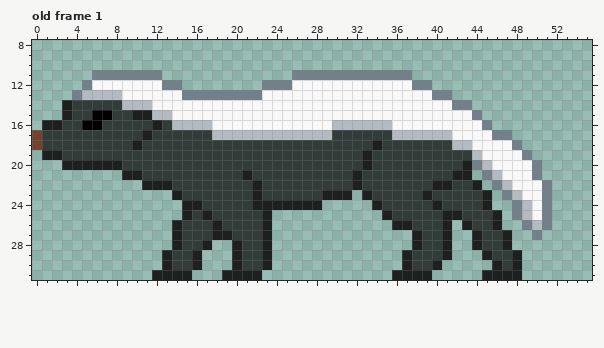
Pixel-art file -- Aseprite/Ratel.aseprite. Above: the version before the commit.
64x32 pixels, 2 frames. Shown: old frame 1: x 0..55, y 8..31. The commit also changed other frames, which this record leaves out.
After:
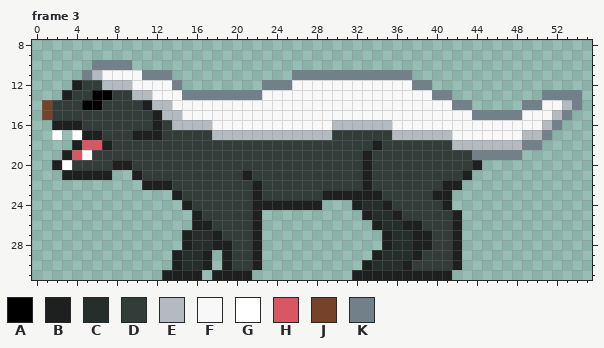
Palette (. is transparent): A #000000  B #1d201f  C #262e2c  D #323c39  E #b3bbc0  F #f8f8f8  G #ffffff  H #d95763  J #764229  K #718089
A new or re-ordered frame is compared with the old frame closest to it.
The exact change:
frames 2 -> 4
--- frame 3 is new; against old frame 1
@@ x 0..55 @@
  9 ........................................................
-10 ........................................................
-11 ......KKKKKKK.............KKKKKKKKKKKK..................
-12 .....KFFFFFFFKK........KKKFFFFFFFFFFFFKK................
-13 ....KEEEEFFFFFFKKKKKKKKFFFFFFFFFFFFFFFFFKK..............
-14 ...BDDDDDEEEFFFFFFFFFFFFFFFFFFFFFFFFFFFFFFKK............
-15 ...BDDAADDBBEEFFFFFFFFFFFFFFFFFFFFFFFFFFFFFFK...........
-16 .BBDDAADDDDDBDEEEEFFFFFFFFFFFFEEEEEEFFFFFFFFFK..........
-17 JDDDDDDDDDDBDDDDDDEEEEEEEEEEEEDDDDDDEEEEEEFFFFKK........
-18 JDDDDDDDDDBDDDDDDDDDDDDDDDDDDDDDDDBDDDDDDDEEFFFFK.......
-19 .BBDDDDDDDDDDDDDDDDDDDDDDDDDDDDDDBDDDDDDDDDDEFFFFK......
-20 ...BBBBBBDDDDDDDDDDDDDDDDDDDDDDDDBDDDDDDDDDBKEFFFFK.....
-21 .........BBDDDDDDDDDDBDDDDDDDDDDBDDDDDDDDDBB.KEFFFK.....
-22 ...........BBBDDDDDDDDBDDDDDDDDDBDDDDDDDBBDDB.KEFFFK....
-23 ..............BDDDDDDDBDDDDDDBBB.BDDDDDBDDDDDB.KEFFK....
-24 ...............BBDDDDDBBBBBBB.....BDDDDDBDDDDB..KEFK....
-25 ...............BDBDDDDDB...........BDDDDDBBDDDB.KEFK....
-26 ..............BDDDBDDDDB............BBDDDB.BDDB..KEK....
-27 ..............BDDDBBDDDB..............BDDB..BDDB..K.....
-28 ..............BDDB..BDDB..............BDDB..BDDB........
-29 .............BDDB...BDDB.............BDDDB...BDDB.......
-30 .............BDDB...BDDB.............BDDB.....BDB.......
-31 ............BBBB...BBBB.............BBBB.....BBBB.......
+10 ......KKKK..............................................
+11 .....KEFFFFKKK............KKKKKKKKKKKK..................
+12 ....BDDEEEFFFFK........KKKFFFFFFFFFFFFKK................
+13 ...BDDAADDEEFFFKKKKKKKKFFFFFFFFFFFFFFFFFKK.........KKKK.
+14 .JDDDAADDDDBEEFFFFFFFFFFFFFFFFFFFFFFFFFFFFKK.....KKFFEK.
+15 .JDDDDDDDDDDBEEFFFFFFFFFFFFFFFFFFFFFFFFFFFFFKKKKKFFFEK..
+16 ..BBBDDDDDDDBDEEEEFFFFFFFFFFFFEEEEEEFFFFFFFFFFFFFFFEK...
+17 ..G.GBBDDDBBBDDDDDEEEEEEEEEEEEDDDDDDEEEEEEFFFFFFFEEK....
+18 ....BHHBDDDDDDDDDDDDDDDDDDDDDDDDDDBDDDDDDDEEEEEEEKK.....
+19 ...BHGDDDDDDDDDDDDDDDDDDDDDDDDDDDBDDDDDDDDDDKKKKK.......
+20 ..BGDDDDBBDDDDDDDDDDDDDDDDDDDDDDDBDDDDDDDDDDB...........
+21 ...BBBBB..BDDDDDDDDDDBDDDDDDDDDDDBDDDDDDDDDB............
+22 ...........BBBDDDDDDDDBDDDDDDDDDDBDDDDDDDBB.............
+23 ..............BDDDDDDDBDDDDDDBBBBBBDDDDDBB..............
+24 ...............BDDDDDDBBBBBBB...BCCBDDDDDB..............
+25 ................BDDDDDB..........BCCBDDDDDB.............
+26 ................BBDDDDB...........BCCBBDDDB.............
+27 ...............BCCBDDDB............BCCBBDDB.............
+28 ...............BCCBBDDB............BCCBBDDB.............
+29 ..............BCCB.BDDB...........BCCCBDDDB.............
+30 ..............BCCB.BDDB..........BCCCBDDDDB.............
+31 .............BBBB.BBBB..........BBBBBBBBBB..............
Changed places in both pictures, as pixel boxes (x1, y1, x2, y2):
changed: (32, 60, 182, 180)
changed: (352, 90, 582, 280)
changed: (152, 200, 272, 280)
